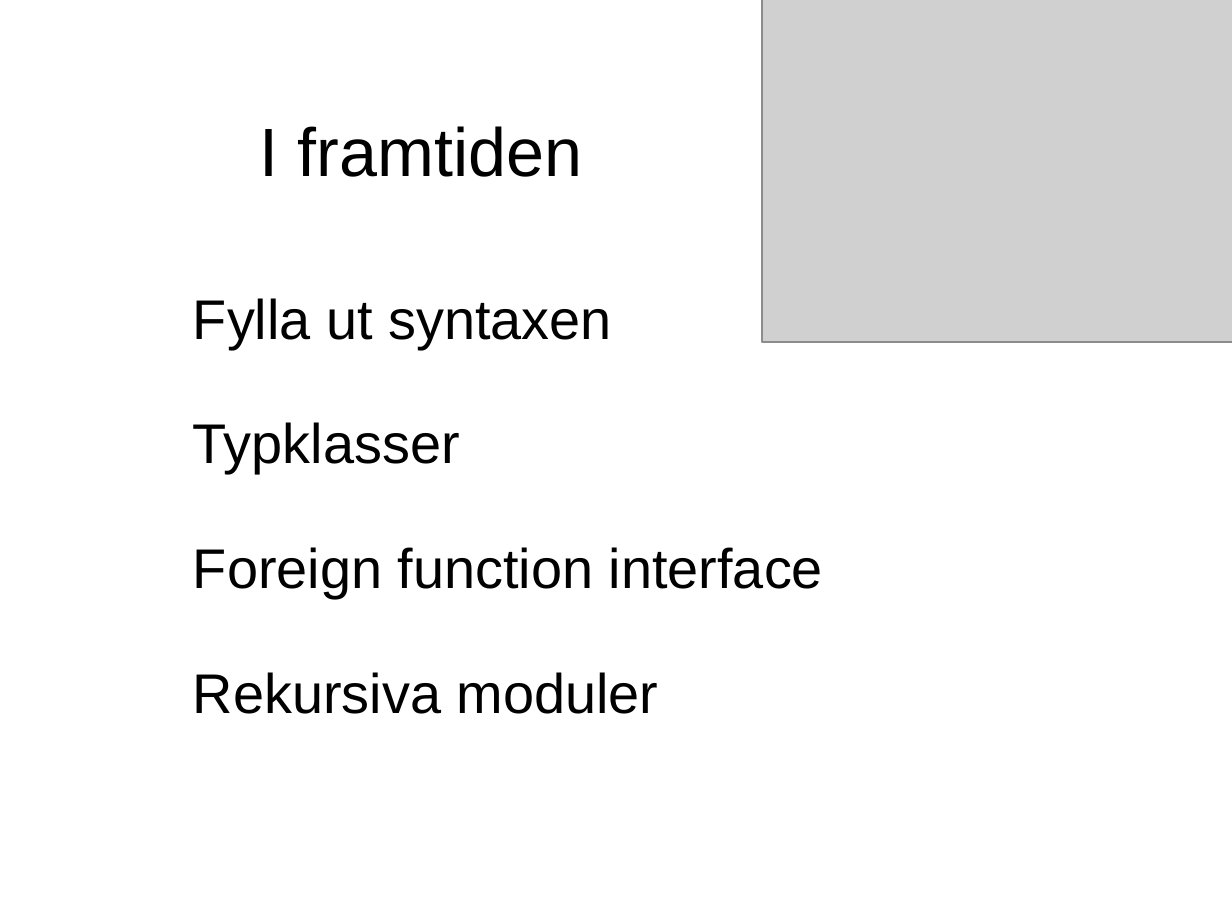
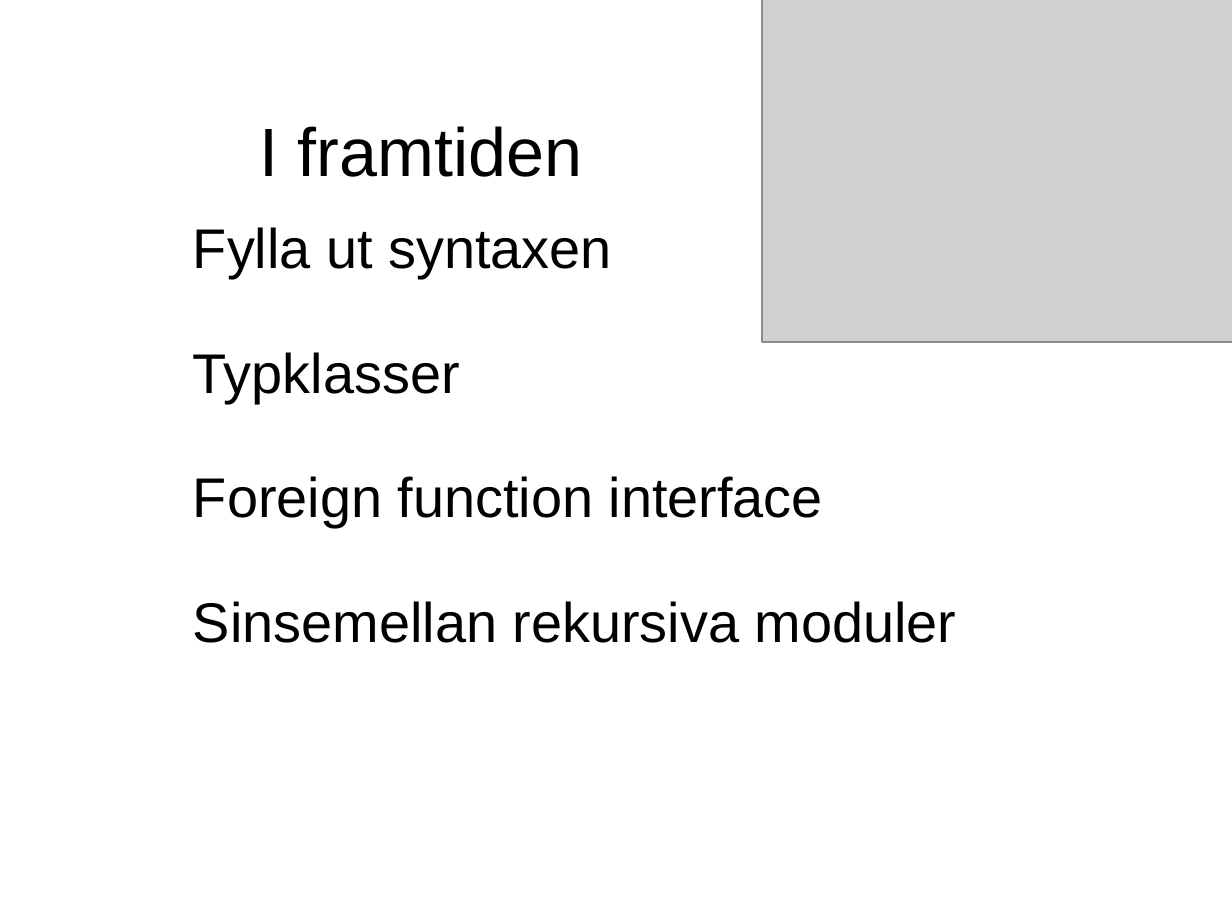
Before and after one commit to evilcandybag/JSHC, a slide deck: slide 60 of report/presentation.ppt (slide 54 before the commit). Drawn at 1232x924 pixels with LibreOffice and Linux fonts; fonts in the diff are those of the drawing; grey boxes stand for pictures. Boxes give left, top, right and bottom in pixels: in the first picture for what was removed or moved away, otherwise in the second. Text is boxed around its words. In the diff, an @@ line names an element or a change of style, - is before the commit and + after.

```diff
--- a/report/presentation.ppt
+++ b/report/presentation.ppt
@@ text "Fylla ut syntaxen": place and size @@
-text "Fylla ut syntaxen" at box(193, 298, 823, 714)
+text "Fylla ut syntaxen" at box(193, 227, 957, 643)
@@ text at box(193, 601, 957, 643): text changed @@
-Rekursiva moduler
+Sinsemellan rekursiva moduler
```
Also in this commit, not shown: 12 other slides changed, 9 slides added, 1 slide removed, 2 other files.
